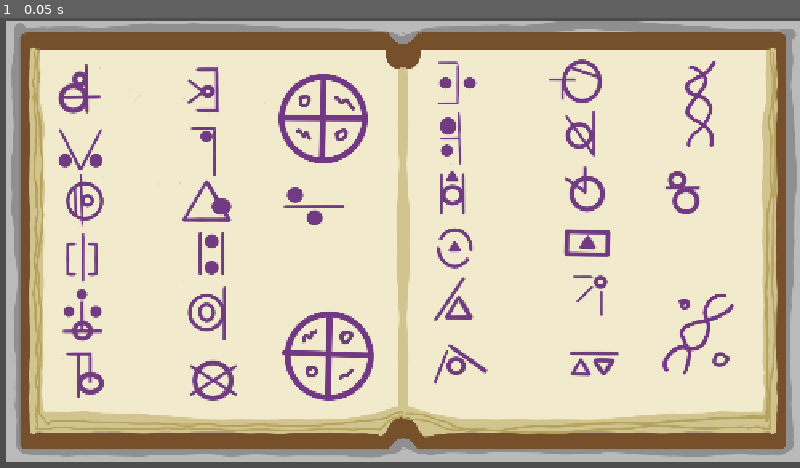
Above: before the commit, frame 1.
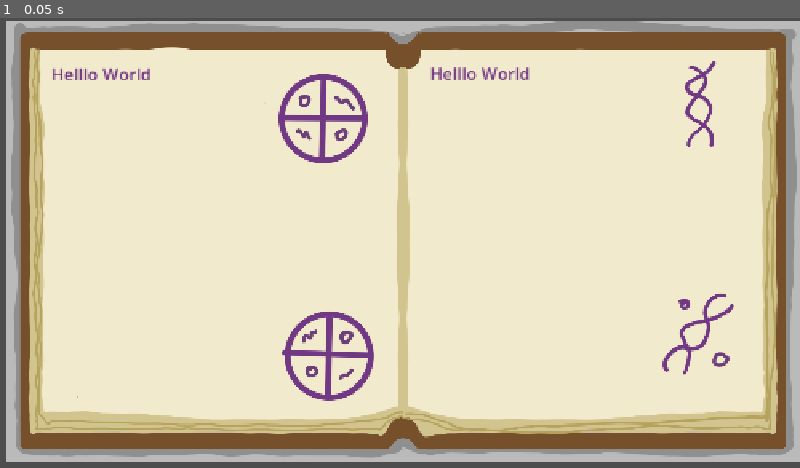
Above: after the commit, the same moment.

Repository: TimeaKTim/Space-game
Game: Godot game, scene res://Book/Book.tscn
Same seed, same stepped clock (60 frames per second), same inputs: the game is played once before the commit and once after it. This scene is started directly instead of the project's main scene.
Inputs:
- Up to frame 1 (0.05 s): no input

The runs differ from the first frame. In frame 1, 5.1% of the frame differs, in the area x 4-97%, y 6-93%.
Error after the commit: Parse Error: Identifier "TranslationManager" not declared in the current scope. (res://Book/rich_text_label.gd:13)

Commit message:
Text working

Diff:
--- a/Book/Book.tscn
+++ b/Book/Book.tscn
@@ -1,6 +1,7 @@
 [gd_scene format=3 uid="uid://53yb5stsbq3o"]
 
 [ext_resource type="Texture2D" uid="uid://cxqfo26r43br7" path="res://Book/book.png" id="1_cuk7m"]
+[ext_resource type="Script" uid="uid://8qysp5bpyxc5" path="res://Book/rich_text_label.gd" id="2_asd57"]
 
 [node name="Node2D" type="Node2D" unique_id=1060913744]
 
@@ -8,3 +9,29 @@
 position = Vector2(645, 357)
 scale = Vector2(0.6625, 0.6537037)
 texture = ExtResource("1_cuk7m")
+
+[node name="RichTextLabel2" type="RichTextLabel" parent="." unique_id=169922343]
+offset_left = 688.0
+offset_top = 70.0
+offset_right = 1038.0
+offset_bottom = 609.0
+theme_override_colors/default_color = Color(0.44313726, 0.21960784, 0.5176471, 1)
+theme_override_font_sizes/normal_font_size = 27
+bbcode_enabled = true
+text = "Helllo World "
+fit_content = true
+script = ExtResource("2_asd57")
+secret_message = "We found it drifting in the cold void. A living, self-replicating organism that defied all logic, surviving effortlessly in the absolute vacuum of space. We brought a specimen aboard, believing we had made the greatest scientific discovery of our age."
+
+[node name="RichTextLabel" type="RichTextLabel" parent="." unique_id=348014333]
+offset_left = 82.0
+offset_top = 71.0
+offset_right = 432.0
+offset_bottom = 610.0
+theme_override_colors/default_color = Color(0.44313726, 0.21960784, 0.5176471, 1)
+theme_override_font_sizes/normal_font_size = 27
+bbcode_enabled = true
+text = "Helllo World "
+fit_content = true
+script = ExtResource("2_asd57")
+secret_message = "We thought our understanding of life was absolute. Our vessels, marvels of engineering woven with living biological components, allowed us to navigate the stars with unparalleled grace. But the cosmos harbors horrors we could never have anticipated."
--- /dev/null
+++ b/Book/TranslationManager.gd
@@ -0,0 +1,41 @@
+extends Node
+
+# Dictionary tracking our A-Z progress
+var unlocked_letters: Dictionary = {}
+
+# UPDATE THIS PATH to wherever you saved your new font!
+var alien_font_path: String = "res://Book/SpaceFont-Regular.ttf"
+
+func _ready() -> void:
+	# Initialize the alphabet. Every letter starts as locked (false)
+	var alphabet = "abcdefghijklmnopqrstuvwxyz"
+	for letter in alphabet:
+		unlocked_letters[letter] = false
+
+# Call this function whenever the player finds a clue (e.g., TranslationManager.unlock_letter("a"))
+func unlock_letter(letter: String) -> void:
+	var lower_letter = letter.to_lower()
+	if unlocked_letters.has(lower_letter):
+		unlocked_letters[lower_letter] = true
+		print("Unlocked alien letter: ", lower_letter)
+
+# This converts normal English into a mix of English and Alien BBCode
+func get_translated_text(english_text: String) -> String:
+	var final_bbcode: String = ""
+
+	for i in english_text.length():
+		var char = english_text[i]
+		var lower_char = char.to_lower()
+
+		if unlocked_letters.has(lower_char):
+			if unlocked_letters[lower_char] == true:
+				# The letter is unlocked! Show it in English.
+				final_bbcode += char
+			else:
+				# The letter is locked! Wrap it in the alien font BBCode.
+				final_bbcode += "[font=\"" + alien_font_path + "\"]" + char + "[/font]"
+		else:
+			# It's a space, number, or punctuation mark. Add it normally.
+			final_bbcode += char
+
+	return final_bbcode
--- /dev/null
+++ b/Book/rich_text_label.gd
@@ -0,0 +1,13 @@
+extends RichTextLabel
+
+@export var secret_message: String = "A living, self-replicating organism that defied all logic, surviving effortlessly in the absolute vacuum of space. We brought a specimen aboard, believing we had made the greatest scientific discovery of our age.\n\nWe brought our extinction aboard."
+
+func _ready() -> void:
+	bbcode_enabled = true
+	# Updates the text based on the player's current unlocks the moment the scene loads
+	update_display()
+
+# You can still call this function manually from other scripts if you want the
+# sign to update while the player is standing right in front of it!
+func update_display() -> void:
+	self.text = TranslationManager.get_translated_text(secret_message)
Not shown, added: Book/TranslationManager.gd.uid
Binary file changed: Book/book.png
Not shown, added: Book/rich_text_label.gd.uid
